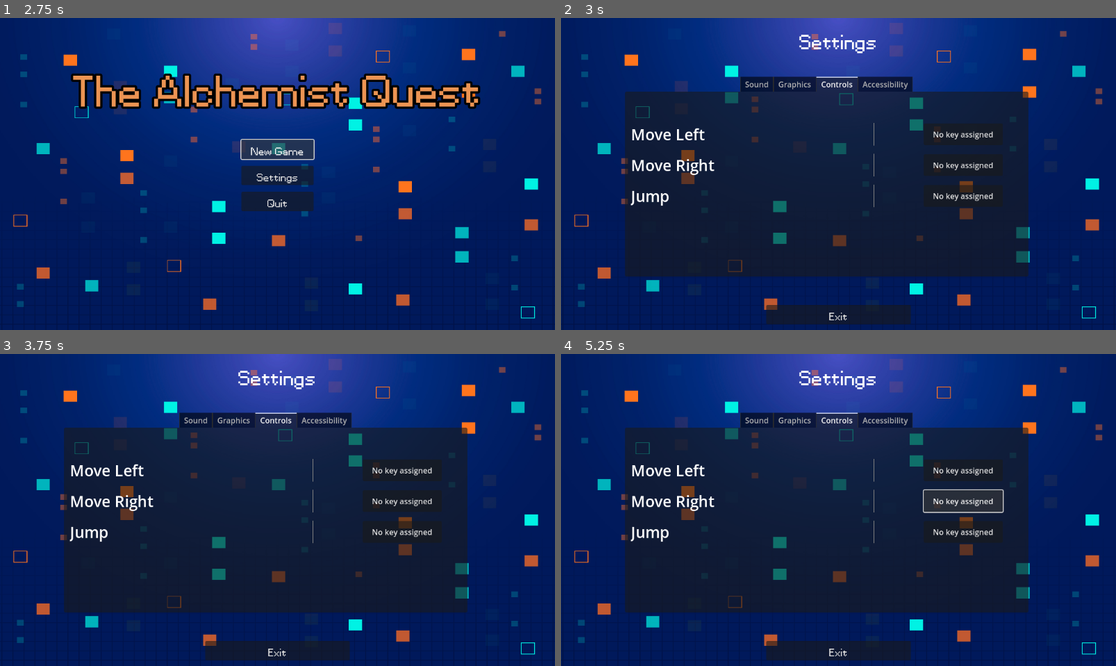
Above: before the commit, frames 1-4 (two rows, left to right).
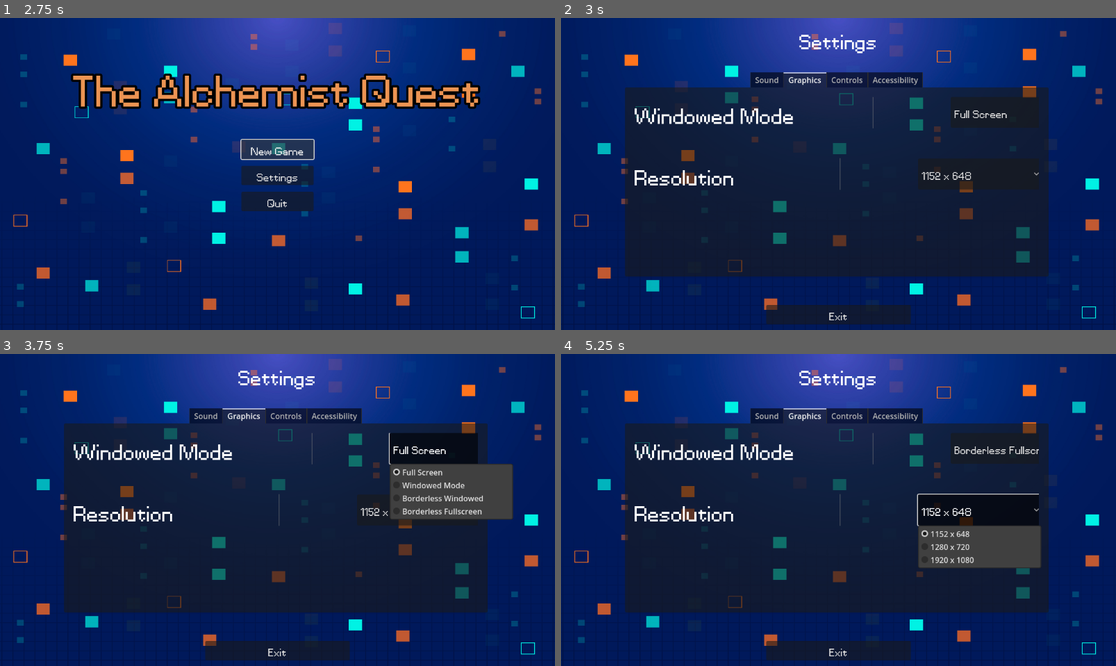
Above: after the commit, the same moments.

Repository: Wonderboi693/Wonderboi693
Game: Godot game, scene res://main_menu/main_menu.tscn
Two runs of this game, one before a commit and one after it. Both use one fixed random seed, a clock stepped at 60 frames per second and the inputs below.
Inputs (mouse positions are in pixels of both pictures, inside the frame that each line leads up to):
- Up to frame 1 (2.75 s): click "New Game" at 0.5 s; click "New Game" at 1.25 s; click "New Game" at 2 s
- Up to frame 2 (3 s): click "Settings" at 2.75 s
- Up to frame 3 (3.75 s): click (449, 447) at 3.5 s, where only the run after the commit has a clickable "Full Screen"
- Up to frame 4 (5.25 s): click (977, 510) at 4.25 s, where only the run after the commit has a clickable "1152 x 648"; click (960, 500) at 5 s, where only the run before the commit has a clickable "Press any key..."

Frame 1 is identical in both runs. In frame 2, 6.1% of the frame differs, in the area x 11-88%, y 17-83%; in frame 3, 10%; in frame 4, 10%.

Commit message:
Add files via upload

Diff:
--- a/alchemistquest/option/hotkey_rebind_button.tscn
+++ b/alchemistquest/option/hotkey_rebind_button.tscn
@@ -1,6 +1,7 @@
-[gd_scene load_steps=2 format=3 uid="uid://lhqtysh51o5w"]
+[gd_scene load_steps=3 format=3 uid="uid://lhqtysh51o5w"]
 
 [ext_resource type="Script" uid="uid://bd5r1n6c0y2hj" path="res://option/hotkey_rebind_button.gd" id="1_cxt2m"]
+[ext_resource type="FontFile" uid="uid://knq6w7rspvs8" path="res://assets/fonts/FVF Fernando 08.ttf" id="2_e8vos"]
 
 [node name="Hotkey_Rebind_Button" type="Control" groups=["hotkey_button"]]
 layout_mode = 3
@@ -25,7 +26,8 @@
 [node name="Label" type="Label" parent="HBoxContainer"]
 custom_minimum_size = Vector2(400, 30)
 layout_mode = 2
-theme_override_font_sizes/font_size = 32
+theme_override_fonts/font = ExtResource("2_e8vos")
+theme_override_font_sizes/font_size = 28
 text = "ACTION"
 
 [node name="VSeparator" type="VSeparator" parent="HBoxContainer"]
@@ -33,8 +35,9 @@
 theme_override_constants/separation = 200
 
 [node name="Button" type="Button" parent="HBoxContainer"]
-custom_minimum_size = Vector2(164, 0)
+custom_minimum_size = Vector2(180, 0)
 layout_mode = 2
+theme_override_fonts/font = ExtResource("2_e8vos")
 toggle_mode = true
 text = "ACTION_KEY"
 
--- /dev/null
+++ b/alchemistquest/option/options_display_button.tscn
@@ -0,0 +1,28 @@
+[gd_scene format=3 uid="uid://pkcunemalhiy"]
+
+[node name="Options_display_button" type="Control"]
+layout_mode = 3
+anchors_preset = 15
+anchor_right = 1.0
+anchor_bottom = 1.0
+grow_horizontal = 2
+grow_vertical = 2
+
+[node name="HBoxContainer" type="HBoxContainer" parent="."]
+layout_mode = 0
+offset_right = 40.0
+offset_bottom = 40.0
+theme_override_constants/separation = 160
+
+[node name="Label" type="Label" parent="HBoxContainer"]
+custom_minimum_size = Vector2(264, 0)
+layout_mode = 2
+theme_override_font_sizes/font_size = 32
+text = "BASE_LABEL"
+
+[node name="VSeparator" type="VSeparator" parent="HBoxContainer"]
+layout_mode = 2
+
+[node name="OptionButton" type="OptionButton" parent="HBoxContainer"]
+custom_minimum_size = Vector2(256, 64)
+layout_mode = 2
--- /dev/null
+++ b/alchemistquest/option/resolution_mode_button.gd
@@ -0,0 +1,22 @@
+extends Control
+
+
+
+@onready var option_button: OptionButton = $HBoxContainer/OptionButton
+
+const RESOLUTION_DICTIONARY : Dictionary = {
+	"1152 x 648" : Vector2i(1152, 648),
+	"1280 x 720" : Vector2i(1280, 720),
+	"1920 x 1080" : Vector2i(1920, 1080),
+}
+
+func _ready() -> void:
+	option_button.item_selected.connect(on_resolution_selected)
+	add_resolution_items()
+
+func add_resolution_items() -> void:
+	for resolution_size_text in RESOLUTION_DICTIONARY:
+		option_button.add_item(resolution_size_text)
+
+func on_resolution_selected(index : int) -> void:
+	DisplayServer.window_set_size(RESOLUTION_DICTIONARY.values()[index])
--- /dev/null
+++ b/alchemistquest/option/resolution_mode_button.tscn
@@ -0,0 +1,15 @@
+[gd_scene load_steps=4 format=3 uid="uid://dccsg7pd8axxj"]
+
+[ext_resource type="PackedScene" uid="uid://pkcunemalhiy" path="res://option/options_display_button.tscn" id="1_48gvt"]
+[ext_resource type="Script" uid="uid://ddf4r62kjifuh" path="res://option/resolution_mode_button.gd" id="2_r5t1g"]
+[ext_resource type="FontFile" uid="uid://knq6w7rspvs8" path="res://assets/fonts/FVF Fernando 08.ttf" id="3_7hhje"]
+
+[node name="Resolution_Mode_Button" instance=ExtResource("1_48gvt")]
+script = ExtResource("2_r5t1g")
+
+[node name="Label" parent="HBoxContainer" index="0"]
+theme_override_fonts/font = ExtResource("3_7hhje")
+text = "Resolution"
+
+[node name="OptionButton" parent="HBoxContainer" index="2"]
+theme_override_fonts/font = ExtResource("3_7hhje")
--- a/alchemistquest/option/settings_tab_container.tscn
+++ b/alchemistquest/option/settings_tab_container.tscn
@@ -1,7 +1,9 @@
-[gd_scene load_steps=4 format=3 uid="uid://bvvr3s0sb3vai"]
+[gd_scene load_steps=6 format=3 uid="uid://bvvr3s0sb3vai"]
 
 [ext_resource type="FontFile" uid="uid://knq6w7rspvs8" path="res://assets/fonts/FVF Fernando 08.ttf" id="1_cxq8u"]
 [ext_resource type="PackedScene" uid="uid://lhqtysh51o5w" path="res://option/hotkey_rebind_button.tscn" id="2_ktkx1"]
+[ext_resource type="PackedScene" uid="uid://cps4hl2pc7buv" path="res://option/windowed_mode_button.tscn" id="2_up7wt"]
+[ext_resource type="PackedScene" uid="uid://dccsg7pd8axxj" path="res://option/resolution_mode_button.tscn" id="3_2e2ho"]
 
 [sub_resource type="StyleBoxEmpty" id="StyleBoxEmpty_cxq8u"]
 
@@ -19,13 +21,13 @@
 anchor_right = 1.0
 anchor_bottom = 1.0
 offset_left = 121.0
-offset_top = 45.0
-offset_right = -170.0
+offset_top = 36.0
+offset_right = -128.0
 offset_bottom = -55.0
 grow_horizontal = 2
 grow_vertical = 2
 tab_alignment = 1
-current_tab = 2
+current_tab = 1
 
 [node name="Sound" type="TabBar" parent="TabContainer"]
 visible = false
@@ -71,7 +73,6 @@
 text = "Sound5"
 
 [node name="Graphics" type="TabBar" parent="TabContainer"]
-visible = false
 layout_mode = 2
 metadata/_tab_index = 1
 
@@ -82,33 +83,26 @@
 anchor_bottom = 1.0
 grow_horizontal = 2
 grow_vertical = 2
+theme_override_constants/margin_left = 20
+theme_override_constants/margin_top = 20
+theme_override_constants/margin_right = 20
 
-[node name="VBoxContainer" type="VBoxContainer" parent="TabContainer/Graphics/MarginContainer"]
+[node name="ScrollContainer" type="ScrollContainer" parent="TabContainer/Graphics/MarginContainer"]
 layout_mode = 2
-theme_override_constants/separation = 64
-alignment = 1
 
-[node name="Label" type="Label" parent="TabContainer/Graphics/MarginContainer/VBoxContainer"]
+[node name="VBoxContainer" type="VBoxContainer" parent="TabContainer/Graphics/MarginContainer/ScrollContainer"]
 layout_mode = 2
-text = "qwe12334"
+theme_override_constants/separation = 128
 
-[node name="Label2" type="Label" parent="TabContainer/Graphics/MarginContainer/VBoxContainer"]
+[node name="Windowed_Mode_Button" parent="TabContainer/Graphics/MarginContainer/ScrollContainer/VBoxContainer" instance=ExtResource("2_up7wt")]
 layout_mode = 2
-text = "qwe12334"
+size_flags_vertical = 3
 
-[node name="Label3" type="Label" parent="TabContainer/Graphics/MarginContainer/VBoxContainer"]
+[node name="Resolution_Mode_Button" parent="TabContainer/Graphics/MarginContainer/ScrollContainer/VBoxContainer" instance=ExtResource("3_2e2ho")]
 layout_mode = 2
-text = "qwe12334"
-
-[node name="Label4" type="Label" parent="TabContainer/Graphics/MarginContainer/VBoxContainer"]
-layout_mode = 2
-text = "qwe12334"
-
-[node name="Label5" type="Label" parent="TabContainer/Graphics/MarginContainer/VBoxContainer"]
-layout_mode = 2
-text = "qwe12334"
 
 [node name="Controls" type="TabBar" parent="TabContainer"]
+visible = false
 layout_mode = 2
 metadata/_tab_index = 2
 
--- /dev/null
+++ b/alchemistquest/option/windowed_mode_button.gd
@@ -0,0 +1,37 @@
+extends Control
+
+
+@onready var option_button: OptionButton = $HBoxContainer/OptionButton
+
+
+const WINDOWED_MODE_ARRAY : Array[String] = [
+	"Full Screen",
+	"Windowed Mode",
+	"Borderless Windowed",
+	"Borderless Fullscreen"
+]
+
+func _ready() -> void:
+	add_window_mode_items()
+	option_button.item_selected.connect(on_windowed_mode_selected)
+
+
+func add_window_mode_items() -> void:
+	for windowed_mode in WINDOWED_MODE_ARRAY:
+		option_button.add_item(windowed_mode)
+
+
+func on_windowed_mode_selected(index : int) -> void:
+	match index :
+		0: #Fullscreen
+			DisplayServer.window_set_mode(DisplayServer.WINDOW_MODE_FULLSCREEN)
+			DisplayServer.window_set_flag(DisplayServer.WINDOW_FLAG_BORDERLESS, false)
+		1: #Windowed Mode
+			DisplayServer.window_set_mode(DisplayServer.WINDOW_MODE_WINDOWED)
+			DisplayServer.window_set_flag(DisplayServer.WINDOW_FLAG_BORDERLESS, false)
+		2: #Borderless Windowed
+			DisplayServer.window_set_mode(DisplayServer.WINDOW_MODE_WINDOWED)
+			DisplayServer.window_set_flag(DisplayServer.WINDOW_FLAG_BORDERLESS, true)
+		3: #Borderless Fullscreen
+			DisplayServer.window_set_mode(DisplayServer.WINDOW_MODE_FULLSCREEN)
+			DisplayServer.window_set_flag(DisplayServer.WINDOW_FLAG_BORDERLESS, true)
--- /dev/null
+++ b/alchemistquest/option/windowed_mode_button.tscn
@@ -0,0 +1,20 @@
+[gd_scene load_steps=4 format=3 uid="uid://cps4hl2pc7buv"]
+
+[ext_resource type="PackedScene" uid="uid://pkcunemalhiy" path="res://option/options_display_button.tscn" id="1_wrx2f"]
+[ext_resource type="Script" uid="uid://bdk64w8g5tqdb" path="res://option/windowed_mode_button.gd" id="2_k0kri"]
+[ext_resource type="FontFile" uid="uid://knq6w7rspvs8" path="res://assets/fonts/FVF Fernando 08.ttf" id="3_bfnlq"]
+
+[node name="Windowed_Mode_Button" instance=ExtResource("1_wrx2f")]
+script = ExtResource("2_k0kri")
+
+[node name="HBoxContainer" parent="." index="0"]
+layout_mode = 1
+offset_right = 844.0
+offset_bottom = 64.0
+
+[node name="Label" parent="HBoxContainer" index="0"]
+theme_override_fonts/font = ExtResource("3_bfnlq")
+text = "Windowed Mode"
+
+[node name="OptionButton" parent="HBoxContainer" index="2"]
+theme_override_fonts/font = ExtResource("3_bfnlq")
--- a/alchemistquest/project.godot
+++ b/alchemistquest/project.godot
@@ -15,6 +15,10 @@
 config/features=PackedStringArray("4.4", "Forward Plus")
 config/icon="res://icon.svg"
 
+[display]
+
+window/size/mode=3
+
 [global_group]
 
 hotkey_button=""
Not shown, added: alchemistquest/option/resolution_mode_button.gd.uid
Not shown, added: alchemistquest/option/windowed_mode_button.gd.uid
